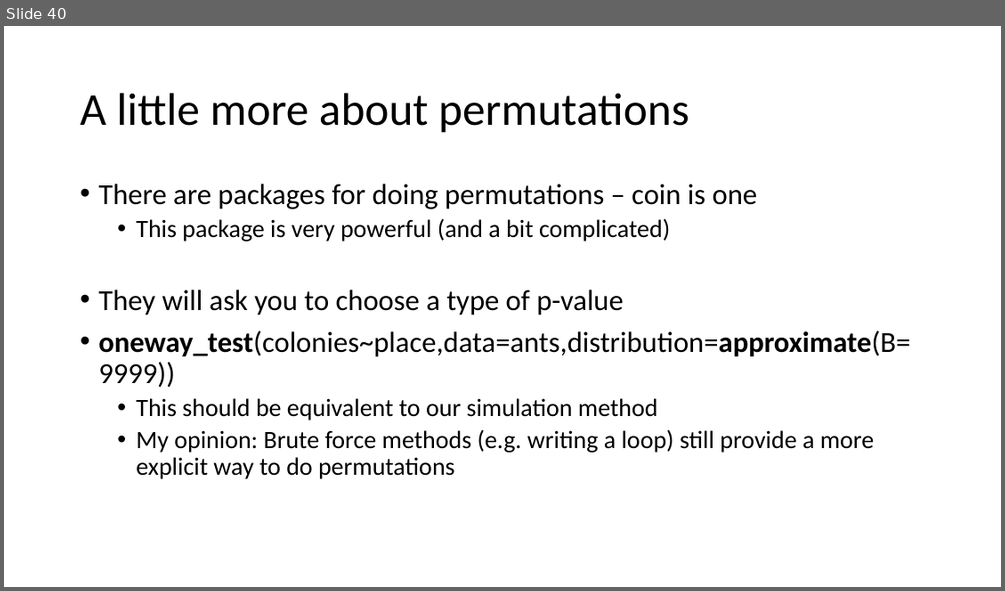
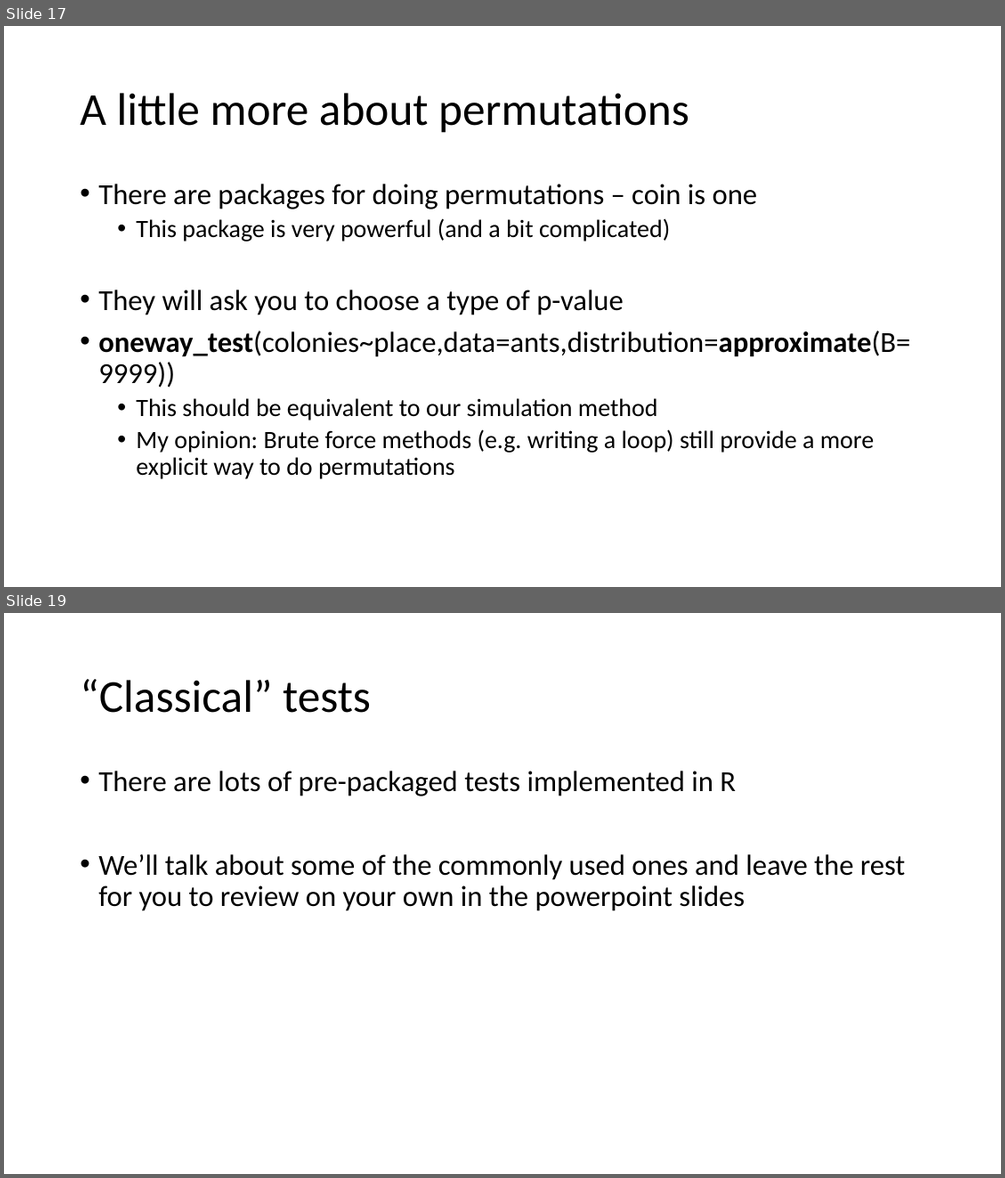
Before and after one commit to VTQuantMethodsEEB/klangwig, a slide deck: lectures/le_5_tests.pptx. Shown one above the other, each under a label of ours: slide 40 before the commit, slides 17 and 19 after it; the slides between them are not shown. The pictures are 1005x591 and 1005x1178 pixels, drawn with LibreOffice and Linux fonts; fonts in the diff are those of the drawing. Boxes give left, top, right and bottom in pixels: in the first picture for what was removed or moved away, otherwise in the second. Text is boxed around its words. In the diff, an @@ line names an element or a change of style, - is before the commit and + after.

```diff
--- a/lectures/le_5_tests.pptx
+++ b/lectures/le_5_tests.pptx
@@ slide 19 added at <box>4,613,1001,1174</box>, background #FFFFFF @@
@@ title added at <box>80,679,371,713</box>, 44 pt, text #000000 @@
+“Classical” tests
@@ text added at <box>98,771,905,911</box>, 28 pt, text #000000 @@
+• There are lots of pre-packaged tests implemented in R
+• We’ll talk about some of the commonly used ones and leave the rest for you to review on your own in the powerpoint slides
@@ what was slide 40 is now slide 17 @@
```
Also in this commit, not shown: 3 slides changed, 9 slides removed, 3 other files.
